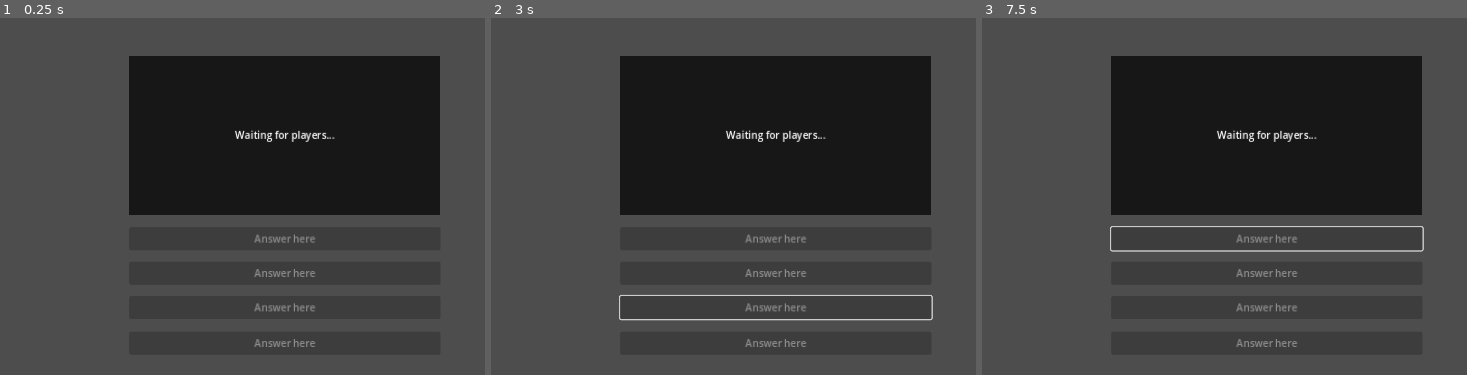
Above: before the commit, frames 1-3 (left to right).
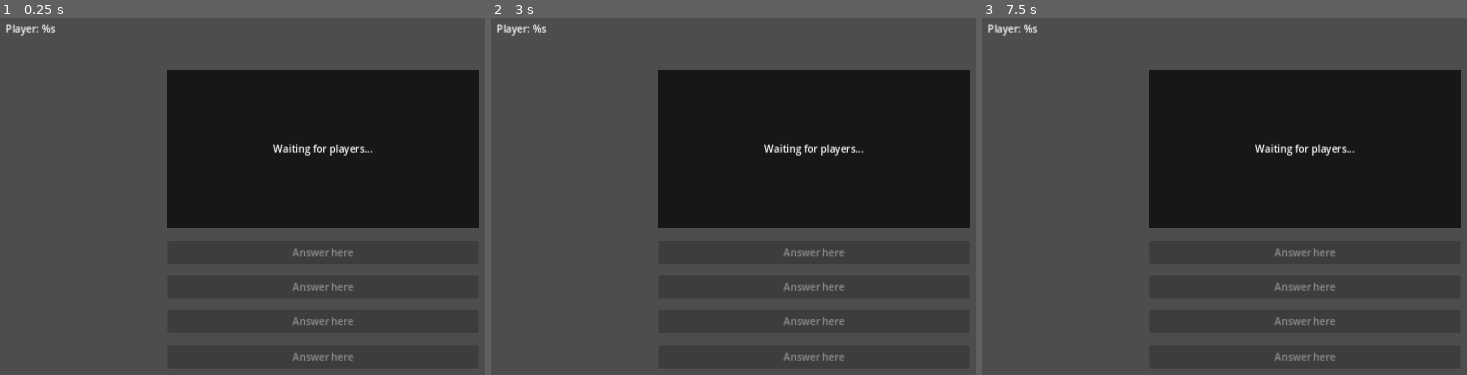
Above: after the commit, the same moments.

Repository: PacktPublishing/The-Essential-Guide-to-Creating-Multiplayer-Games-with-Godot-4.0
Game: Godot game, scene res://05.online-quiz/QuizScreenClient.tscn
Same seed, same stepped clock (60 frames per second), same inputs: the game is played once before the commit and once after it. The project has no main scene, so this scene is started directly.
Inputs (mouse positions are in pixels of both pictures, inside the frame that each line leads up to):
- Up to frame 1 (0.25 s): no input
- Up to frame 2 (3 s): tap Enter at 0.5, 2 s; move the mouse to (outside the picture) at 0.52 s; hold D (move_right) 0.53-1.28 s; tap F (interact) every 0.75 s from 0.6 to 2.85 s; click (outside the picture) at 0.67 s; tap Space (jump) at 0.77, 1.25, 1.52, 2.75 s; move the mouse to (655, 239) at 1.27 s; hold S (move_down) 1.28-2.03 s; move the mouse to (893, 117) at 2.02 s; hold D (move_right) 2.03-2.78 s; move the mouse to (772, 307) at 2.77 s; hold W (move_up) from 2.78 s (still down); click (772, 307) at 2.92 s
- Up to frame 3 (7.5 s): tap Space (jump) at 3.02, 3.77, 4.25, 4.52, 6.02, 6.77 s; tap Enter at 3.5 s; move the mouse to (outside the picture) at 3.52 s; release W (move_up) at 3.53 s; hold A (move_left) 3.53-5.03 s; tap F (interact) every 0.75 s from 3.6 to 7.35 s; move the mouse to (1064, 150) at 4.27 s; move the mouse to (1345, 214) at 5.02 s; hold S (move_down) 5.03-5.78 s; click (1345, 214) at 5.17 s; move the mouse to (1185, 103) at 5.77 s; hold D (move_right) 5.78-6.53 s; move the mouse to (outside the picture) at 6.52 s; hold W (move_up) 6.53-7.28 s; move the mouse to (1146, 239) at 7.27 s; hold D (move_right) from 7.28 s (still down); click (1146, 239) at 7.42 s

The runs differ from the first frame. In frame 1, 13% of the frame differs, in the area x 1-99%, y 1-97%; in frame 2, 14%; in frame 3, 13%.

Commit message:
Add interpolation algorithm

Diff:
--- a/source/05.online-quiz/QuizScreenClient.gd
+++ b/source/05.online-quiz/QuizScreenClient.gd
@@ -1,4 +1,9 @@
 extends Control
+
+
+func _ready():
+	await(get_tree().create_timer(0.1).timeout)
+	rpc_id(get_multiplayer_authority(), "get_player_name", AuthenticationCredentials.user)
 
 
 func _on_quiz_panel_answered(is_answer_correct):
@@ -24,3 +29,13 @@
 @rpc
 func missed(user):
 	pass
+
+
+@rpc("any_peer", "call_remote")
+func get_player_name(user):
+	pass
+
+
+@rpc("authority", "call_remote")
+func set_player_name(player_name):
+	$Label.text = "Player: %s" % player_name
--- a/source/05.online-quiz/QuizScreenClient.tscn
+++ b/source/05.online-quiz/QuizScreenClient.tscn
@@ -14,21 +14,31 @@
 script = ExtResource("1_gk71t")
 
 [node name="QuizPanel" parent="." instance=ExtResource("2_prvlh")]
-layout_mode = 0
-anchors_preset = 0
-anchor_left = 0.0
+layout_mode = 1
+anchors_preset = 5
 anchor_top = 0.0
-anchor_right = 0.0
 anchor_bottom = 0.0
-offset_left = 330.0
-offset_top = 104.0
-offset_right = 828.0
-offset_bottom = 358.0
-grow_horizontal = 1
+offset_left = -249.0
+offset_top = 126.0
+offset_right = 249.0
+offset_bottom = 380.0
 grow_vertical = 1
 
 [node name="WaitLabel" parent="." instance=ExtResource("3_rq8tv")]
 layout_mode = 1
+anchors_preset = 5
+anchor_left = 0.5
+anchor_right = 0.5
+offset_left = -60.0
+offset_right = 60.0
 offset_bottom = 70.0
 
+[node name="Label" type="Label" parent="."]
+layout_mode = 0
+offset_left = 132.0
+offset_top = 49.0
+offset_right = 279.0
+offset_bottom = 99.0
+text = "Player: %s"
+
 [connection signal="answered" from="QuizPanel" to="." method="_on_quiz_panel_answered"]
--- a/source/05.online-quiz/QuizScreenServer.gd
+++ b/source/05.online-quiz/QuizScreenServer.gd
@@ -30,6 +30,17 @@
 	wait_label.rpc("wait", turn_delay_in_seconds)
 
 
+@rpc("any_peer", "call_remote")
+func get_player_name(user):
+	var sender = multiplayer.get_remote_sender_id()
+	rpc_id(sender, "set_player_name", database[user]["name"])
+
+
+@rpc("any_peer", "call_remote")
+func set_player_name(player_name):
+	pass
+
+
 func _on_timer_timeout():
 	generate_new_question()
 
--- a/source/09.prototyping-space-adventure/Actors/Player/Player2D.gd
+++ b/source/09.prototyping-space-adventure/Actors/Player/Player2D.gd
@@ -10,6 +10,9 @@
 @onready var weapon = $Spaceship/Weapon2D
 @onready var camera = $Camera2D
 
+@onready var previous_position = spaceship.position
+@onready var previous_rotation = spaceship.rotation
+
 
 @rpc("any_peer", "call_local")
 func setup_multiplayer(player_id):
@@ -21,6 +24,8 @@
 	camera.enabled = is_player
 	if is_player:
 		camera.make_current()
+		$InterpolationTimer.start()
+		$SynchronizationTimer.start()
 	set_multiplayer_authority(player_id)
 
 
@@ -38,3 +43,50 @@
 		spaceship.turn(-1)
 	elif Input.is_action_pressed(turn_right_action):
 		spaceship.turn(1)
+
+
+@rpc("any_peer", "call_remote")
+func interpolate_position(target_position):
+	var tween = create_tween()
+
+	var interpolation = lerp(previous_position, target_position, 1.0)
+
+	tween.set_process_mode(Tween.TWEEN_PROCESS_PHYSICS)
+	var tweener = tween.tween_property(spaceship, "position", interpolation, $InterpolationTimer.wait_time)
+	tweener.from(previous_position)
+	previous_position = target_position
+
+
+@rpc("any_peer", "call_remote")
+func interpolate_rotation(target_rotation):
+	var tween = create_tween()
+
+	var interpolation = lerp_angle(previous_rotation, target_rotation, 1.0)
+
+	tween.set_process_mode(Tween.TWEEN_PROCESS_PHYSICS)
+	var tweener = tween.tween_property(spaceship, "rotation", interpolation, $InterpolationTimer.wait_time)
+	tweener.from(previous_rotation)
+	previous_rotation = target_rotation
+
+
+@rpc("any_peer", "call_remote")
+func synchronize_position(new_position):
+	spaceship.position = new_position
+	previous_position = new_position
+
+
+@rpc("any_peer", "call_remote")
+func synchronize_rotation(new_rotation):
+	spaceship.rotation = new_rotation
+	previous_rotation = new_rotation
+
+
+func _on_interpolation_timer_timeout():
+	rpc("interpolate_rotation", spaceship.rotation)
+	rpc("interpolate_position", spaceship.position)
+
+
+func _on_synchronization_timer_timeout():
+#	rpc("synchronize_position", spaceship.position)
+#	rpc("synchronize_rotation", spaceship.rotation)
+	pass
--- a/source/09.prototyping-space-adventure/Actors/Player/Player2D.tscn
+++ b/source/09.prototyping-space-adventure/Actors/Player/Player2D.tscn
@@ -13,19 +13,13 @@
 [sub_resource type="CircleShape2D" id="CircleShape2D_lehnl"]
 radius = 32.0
 
-[sub_resource type="SceneReplicationConfig" id="SceneReplicationConfig_522eh"]
+[sub_resource type="SceneReplicationConfig" id="SceneReplicationConfig_3nhov"]
 properties/0/path = NodePath(".:position")
 properties/0/spawn = true
 properties/0/sync = true
 properties/1/path = NodePath(".:top_level")
 properties/1/spawn = true
 properties/1/sync = true
-properties/2/path = NodePath("Spaceship:position")
-properties/2/spawn = true
-properties/2/sync = true
-properties/3/path = NodePath("Spaceship:rotation")
-properties/3/spawn = true
-properties/3/sync = true
 
 [node name="Player" type="Node2D"]
 script = ExtResource("1_1p2et")
@@ -63,5 +57,14 @@
 editor_draw_drag_margin = true
 
 [node name="MultiplayerSynchronizer" type="MultiplayerSynchronizer" parent="."]
-replication_config = SubResource("SceneReplicationConfig_522eh")
-visibility_update_mode = 1
+replication_config = SubResource("SceneReplicationConfig_3nhov")
+visibility_update_mode = 2
+
+[node name="InterpolationTimer" type="Timer" parent="."]
+process_callback = 0
+wait_time = 0.1
+
+[node name="SynchronizationTimer" type="Timer" parent="."]
+
+[connection signal="timeout" from="InterpolationTimer" to="." method="_on_interpolation_timer_timeout"]
+[connection signal="timeout" from="SynchronizationTimer" to="." method="_on_synchronization_timer_timeout"]
